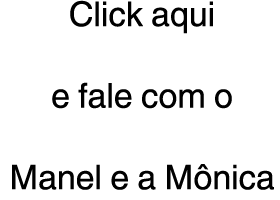
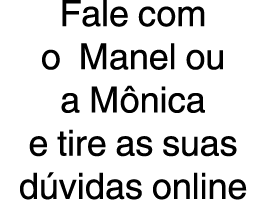
Layers edited between the first and the second (280, 200) image:
renamed "Click aqui e fale com o Manel e a Mônica" to "Fale com o Manel ou a Mônica e tire as suas dúvidas online", painted on it over bbox(12, 0, 274, 200)
